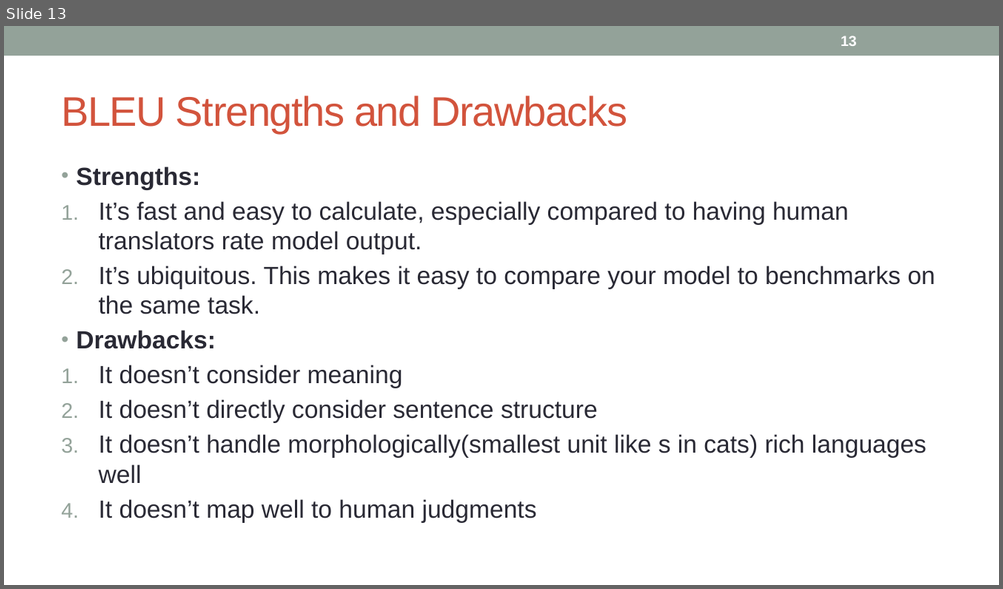
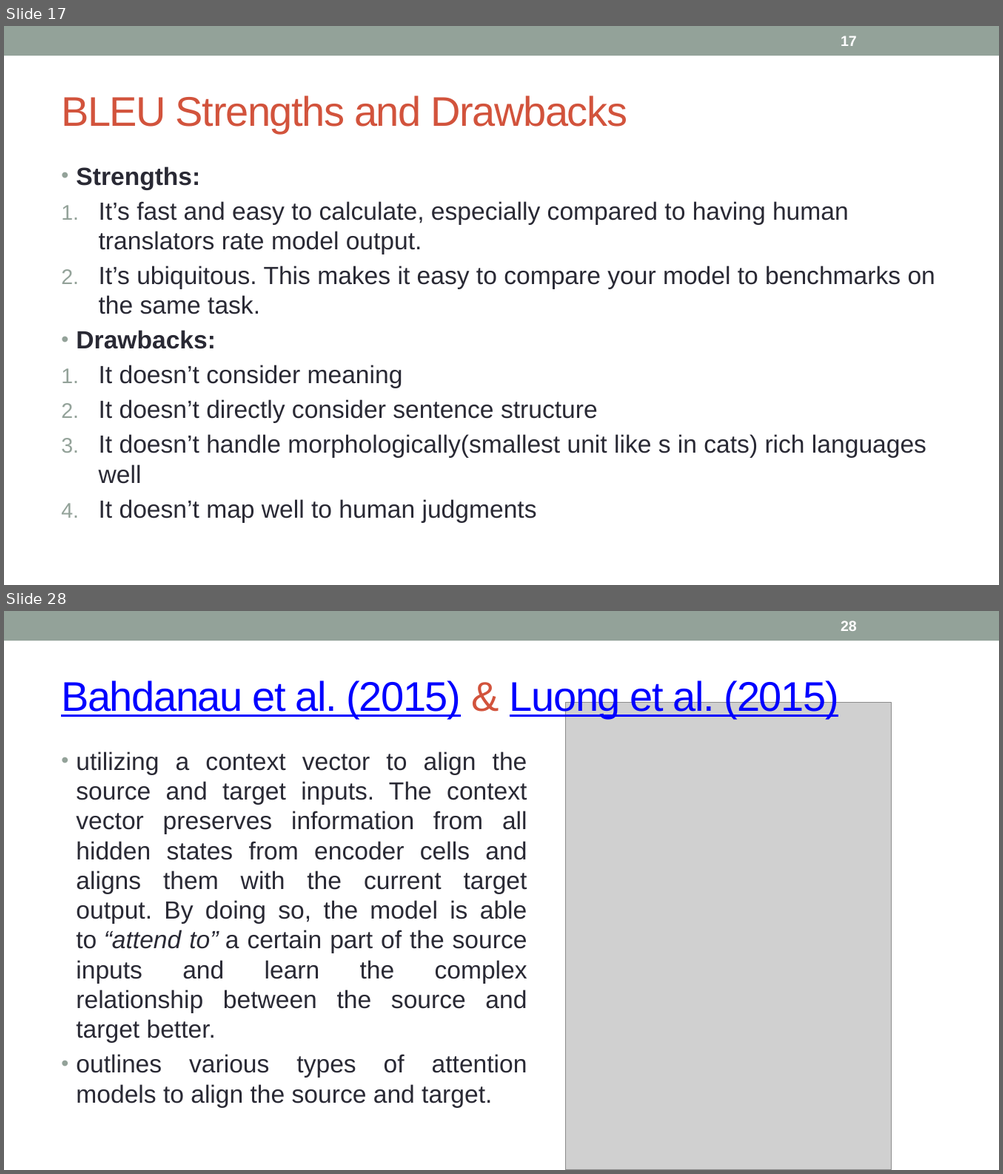
Before and after one commit to nidhiaro/PythonAssignment, a slide deck: 28. Translation.pptx. Shown one above the other, each under a label of ours: slide 13 before the commit, slides 17 and 28 after it; the slides between them are not shown. The pictures are 1003x589 and 1003x1174 pixels, drawn with LibreOffice and Linux fonts; fonts in the diff are those of the drawing; grey boxes stand for pictures. Boxes give left, top, right and bottom in pixels: in the first picture for what was removed or moved away, otherwise in the second. Text is boxed around its words. In the diff, an @@ line names an element or a change of style, - is before the commit and + after.

```diff
--- a/28. Translation.pptx
+++ b/28. Translation.pptx
@@ slide 28 added at box(4, 611, 999, 1170), background #FFFFFF; not listed: 1 template element that a slide beside it also shows @@
@@ page number added at box(840, 621, 856, 631), 14 pt, text #FFFFFF, bold @@
+28
@@ title added at box(61, 678, 839, 718), 40 pt, text #0000FF, underline @@
+Bahdanau et al. (2015) & Luong et al. (2015)
@@ picture added at box(565, 702, 891, 1170) @@
@@ text added at box(76, 752, 527, 1108), 24 pt, text #292934 @@
+• utilizing a context vector to align the source and target inputs. The context vector preserves information from all hidden states from encoder cells and aligns them with the current target output. By doing so, the model is able to “attend to” a certain part of the source inputs and learn the complex relationship between the source and target better.
+• outlines various types of attention models to align the source and target.
@@ what was slide 13 is now slide 17 @@
@@ page number at box(840, 36, 856, 46): text changed @@
-13
+17
```
Also in this commit, not shown: 1 slide changed, 16 other slides added.
